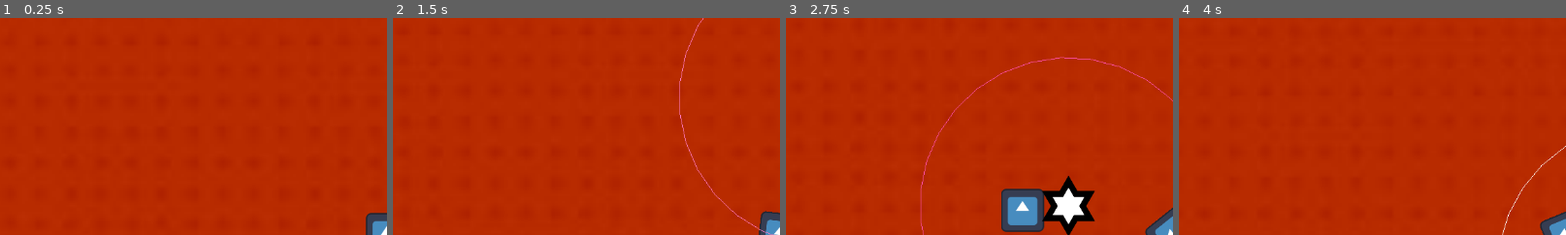
Above: before the commit, frames 1-4 (left to right).
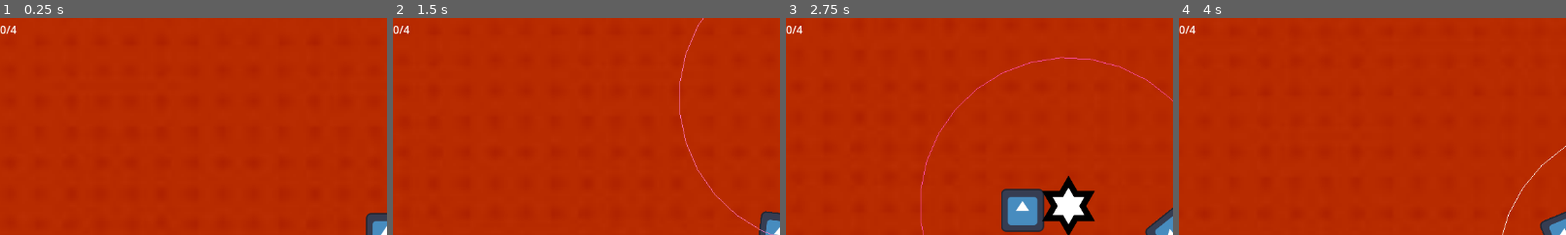
Above: after the commit, the same moments.

Repository: MarkusSecundus/GlobalJam_2026
Game: Godot game, scene res://maps/test_map.tscn
Same seed, same stepped clock (60 frames per second), same inputs: the game is played once before the commit and once after it. The engine's default icon, where the game draws it, is replaced by a stand-in: a white triangle on a blue panel in a dark square.
Inputs:
- Up to frame 1 (0.25 s): no input
- Up to frame 2 (1.5 s): tap Enter at 0.5 s; hold D (Right) 0.53-1.28 s; hold S (Down) from 1.28 s (still down)
- Up to frame 3 (2.75 s): release S (Down) at 2.03 s; hold D (Right) from 2.03 s (still down)
- Up to frame 4 (4 s): release D (Right) at 2.78 s; hold W (Up) 2.78-3.53 s; hold A (Left) from 3.53 s (still down)
The pictures show only the part of the screen within x 0-50%, y 0-50%; the shares and areas given below are measured in that part.

The runs differ from the first frame. In frame 1, 0.1% of the frame differs, in the area x 0-5%, y 3-8%; in frame 2, 0.1%; in frame 3, 0.1%; in frame 4, 0.1%.

Commit message:
infection point infecting + ui

Diff:
--- a/maps/test_map.tscn
+++ b/maps/test_map.tscn
@@ -4,7 +4,8 @@
 [ext_resource type="Texture2D" uid="uid://b260c3nadfxfo" path="res://icon.svg" id="1_b71ab"]
 [ext_resource type="PackedScene" uid="uid://c3xj4b6hkd2v5" path="res://prefabs/player.tscn" id="1_pwco0"]
 [ext_resource type="PackedScene" uid="uid://cf6kkabslbkhh" path="res://prefabs/infection_point.tscn" id="4_42yok"]
-[ext_resource type="PackedScene" uid="uid://du722lvirlpxx" path="res://prefabs/enemy.tscn" id="5_cabd0"]
+[ext_resource type="PackedScene" path="res://prefabs/enemy.tscn" id="5_cabd0"]
+[ext_resource type="Script" uid="uid://bd7l507ar4rdt" path="res://scripts/ui/infection_count_label.gd" id="6_k1jtb"]
 
 [sub_resource type="RectangleShape2D" id="RectangleShape2D_b71ab"]
 size = Vector2(128, 127)
@@ -38,8 +39,32 @@
 position = Vector2(271, 156.5)
 shape = SubResource("RectangleShape2D_b71ab")
 
-[node name="InfectionPoint" parent="." unique_id=1551551606 instance=ExtResource("4_42yok")]
+[node name="InfectionPoint4" parent="." unique_id=1551551606 instance=ExtResource("4_42yok")]
+position = Vector2(1954, -4726)
+
+[node name="InfectionPoint3" parent="." unique_id=2010099196 instance=ExtResource("4_42yok")]
+position = Vector2(-812, 4391)
+
+[node name="InfectionPoint2" parent="." unique_id=95096753 instance=ExtResource("4_42yok")]
+position = Vector2(-3992, 84)
+
+[node name="InfectionPoint" parent="." unique_id=929705035 instance=ExtResource("4_42yok")]
 position = Vector2(677, -1310)
 
 [node name="Enemy" parent="." unique_id=829923330 instance=ExtResource("5_cabd0")]
 position = Vector2(499, -375)
+
+[node name="CanvasLayer" type="CanvasLayer" parent="." unique_id=2046567294]
+
+[node name="Control" type="Control" parent="CanvasLayer" unique_id=1298574837]
+layout_mode = 3
+anchors_preset = 0
+offset_right = 40.0
+offset_bottom = 40.0
+
+[node name="Label" type="Label" parent="CanvasLayer/Control" unique_id=99937386]
+layout_mode = 0
+offset_top = 7.0
+offset_right = 40.0
+offset_bottom = 30.0
+script = ExtResource("6_k1jtb")
--- a/project.godot
+++ b/project.godot
@@ -20,6 +20,7 @@
 SoundManager="*uid://blt81tg7f3baf"
 TimeUtils="*uid://bswj41aima2u0"
 GameState="*uid://bxgcmemhfiaef"
+InfectionSingleton="*uid://g5pgbr066nf6"
 
 [input]
 
--- a/scripts/map/infection_point.gd
+++ b/scripts/map/infection_point.gd
@@ -2,21 +2,34 @@
 
 @export var time_to_infect_sec: float = 5
 @export var progress_loss_sec: float = 2
+
 var is_player_inside: bool = false
+var is_infected: bool = false
 
 @onready var progress_bar: ProgressBar = $ProgressBar
+@onready var infection_sprite: Sprite2D = $Sprite2D
 
 # Called when the node enters the scene tree for the first time.
 func _ready() -> void:
+	InfectionSingleton.infected_point_count += 1
 	pass # Replace with function body.
 
 # Called every frame. 'delta' is the elapsed time since the previous frame.
 func _process(delta: float) -> void:
+	if (is_infected):
+		return
+
 	if (is_player_inside):
 		progress_bar.value += (100 * delta) / time_to_infect_sec
 	else:
 		progress_bar.value -= (100 * delta) / progress_loss_sec
-	pass
+
+	if progress_bar.value >= 100 and not is_infected:
+		is_infected = true
+		InfectionSingleton.infected_points += 1
+		progress_bar.hide()
+		infection_sprite.scale.y *= -1
+		# Change sprite here????
 
 func _on_area_2d_body_entered(body: Node2D) -> void:
 	if (body.name == "Player"):
--- /dev/null
+++ b/scripts/map/infection_singleton.gd
@@ -0,0 +1,13 @@
+extends Node
+
+var infected_point_count: int = 0
+var infected_points: int = 0
+
+# Called when the node enters the scene tree for the first time.
+func _ready() -> void:
+	pass # Replace with function body.
+
+
+# Called every frame. 'delta' is the elapsed time since the previous frame.
+func _process(delta: float) -> void:
+	pass
--- /dev/null
+++ b/scripts/ui/infection_count_label.gd
@@ -0,0 +1,12 @@
+extends Label
+
+
+# Called when the node enters the scene tree for the first time.
+func _ready() -> void:
+	pass # Replace with function body.
+
+
+# Called every frame. 'delta' is the elapsed time since the previous frame.
+func _process(delta: float) -> void:
+	text = var_to_str(InfectionSingleton.infected_points) + "/" + var_to_str(InfectionSingleton.infected_point_count)
+	pass
Not shown, added: scripts/map/infection_singleton.gd.uid
Not shown, added: scripts/ui/infection_count_label.gd.uid
